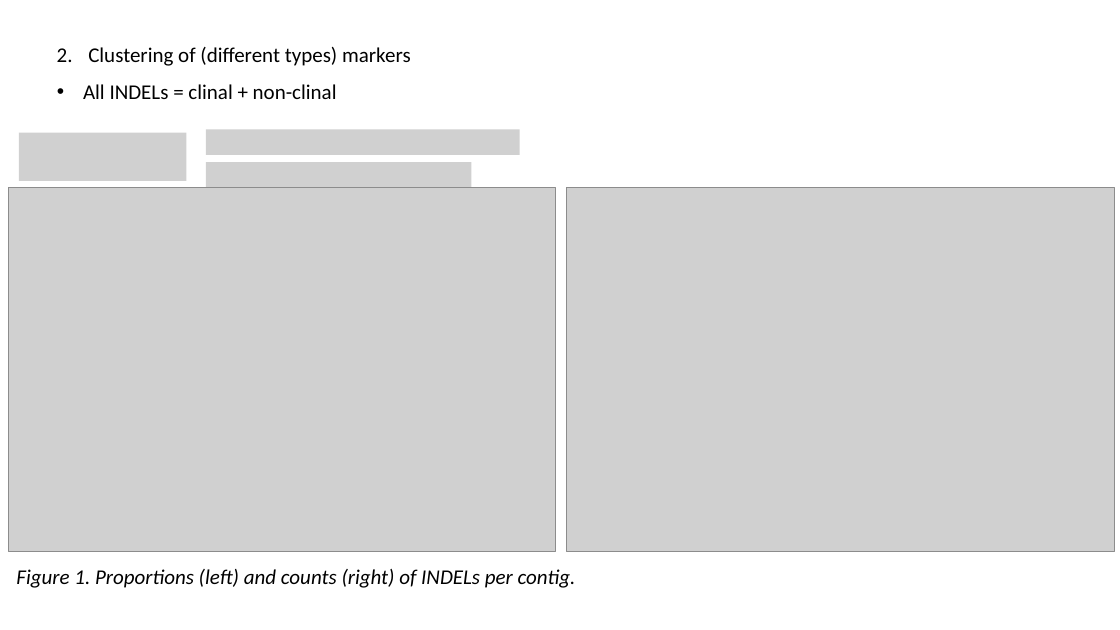
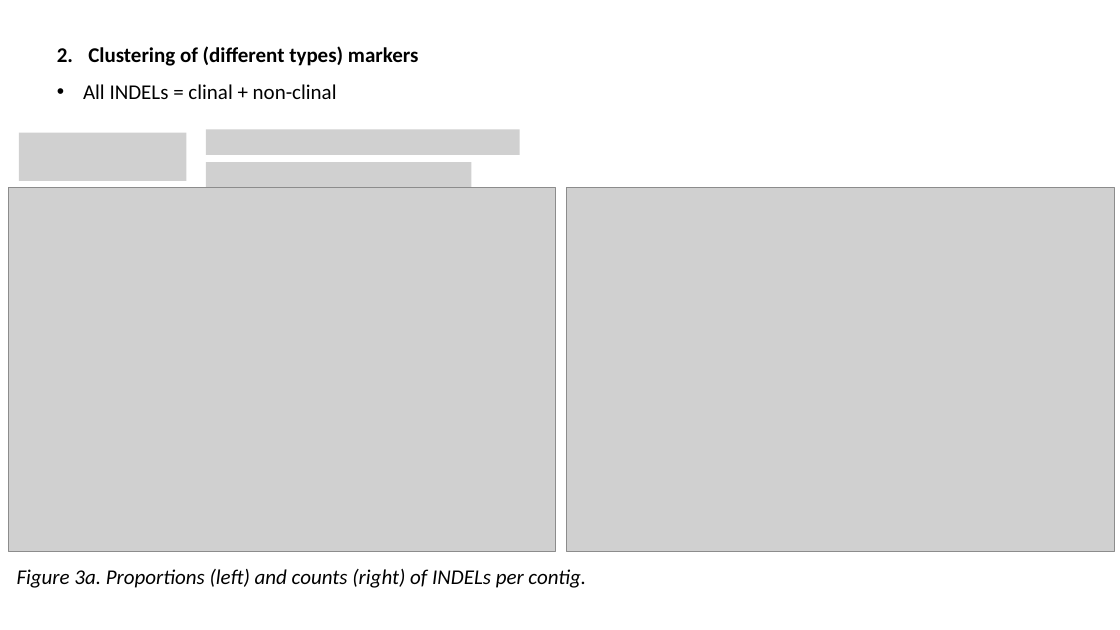
Before and after one commit to sam0per/Littorina_saxatilis_short_variants, a slide deck: slide 8 of short_genetic_variants/docs/short_indels.pptx. Drawn at 1120x630 pixels with LibreOffice and Linux fonts; fonts in the diff are those of the drawing; grey boxes stand for pictures. Boxes give left, top, right and bottom in pixels: in the first picture for what was removed or moved away, otherwise in the second. Text is boxed around its words. In the diff, an @@ line names an element or a change of style, - is before the commit and + after.

```diff
--- a/short_genetic_variants/docs/short_indels.pptx
+++ b/short_genetic_variants/docs/short_indels.pptx
@@ text "Clustering of (different types) markers" at [88, 46, 419, 66]: bold on @@
@@ text at [17, 569, 586, 588]: text changed @@
-Figure 1. Proportions (left) and counts (right) of INDELs per contig.
+Figure 3a. Proportions (left) and counts (right) of INDELs per contig.
```
Also in this commit, not shown: 8 other slides changed, 4 slides added, 2 other files.
